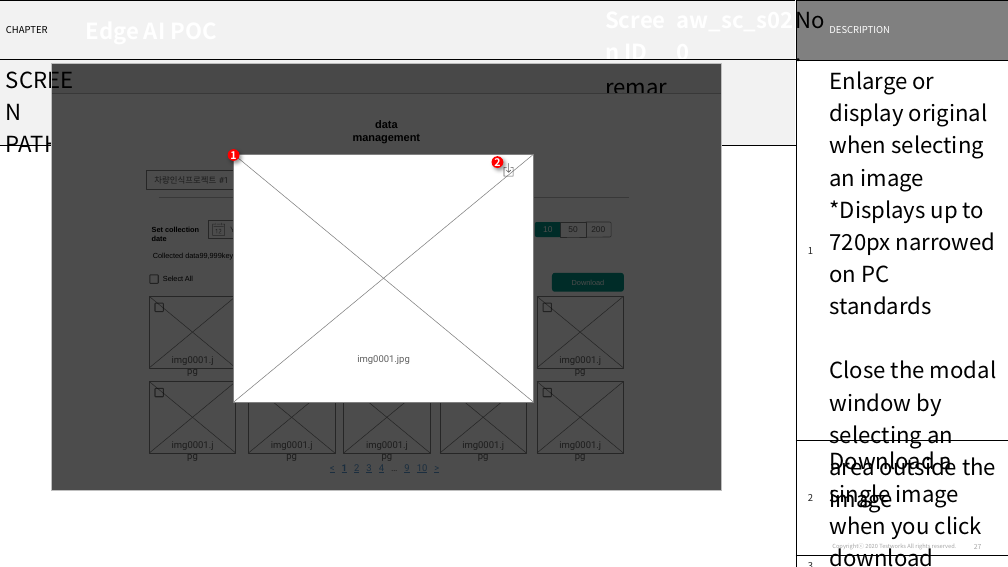
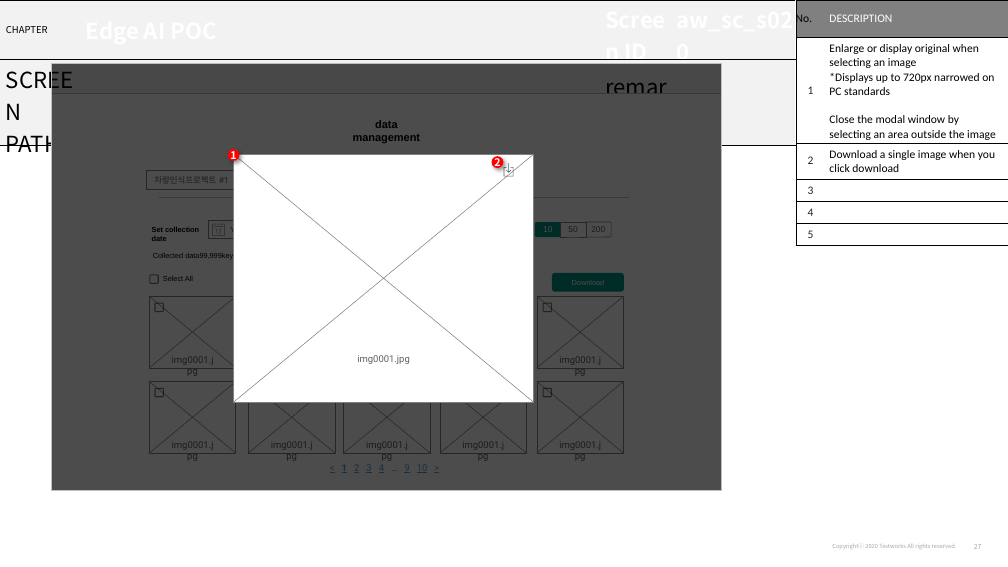
Before and after one commit to changsin/pytranslator, a slide deck: slide 27 of data/aiworks_wireframe_EdgeAI_v1.2-en.pptx. Drawn at 1008x567 pixels with LibreOffice and Linux fonts; fonts in the diff are those of the drawing. Boxes give left, top, right and bottom in pixels: in the first picture for what was removed or moved away, otherwise in the second. Text is boxed around its words. In the diff, an @@ line names an element or a change of style, - is before the commit and + after.

```diff
--- a/data/aiworks_wireframe_EdgeAI_v1.2-en.pptx
+++ b/data/aiworks_wireframe_EdgeAI_v1.2-en.pptx
@@ table at (796,0,1008,246) @@
@@ size 21.1 to 11 pt, font Noto Sans CJK KR to Calibri @@
@@ size 9 to 11 pt in "DESCRIPTION", "1", "2", "3" and 2 more places @@
```
Also in this commit, not shown: 25 other slides changed.
